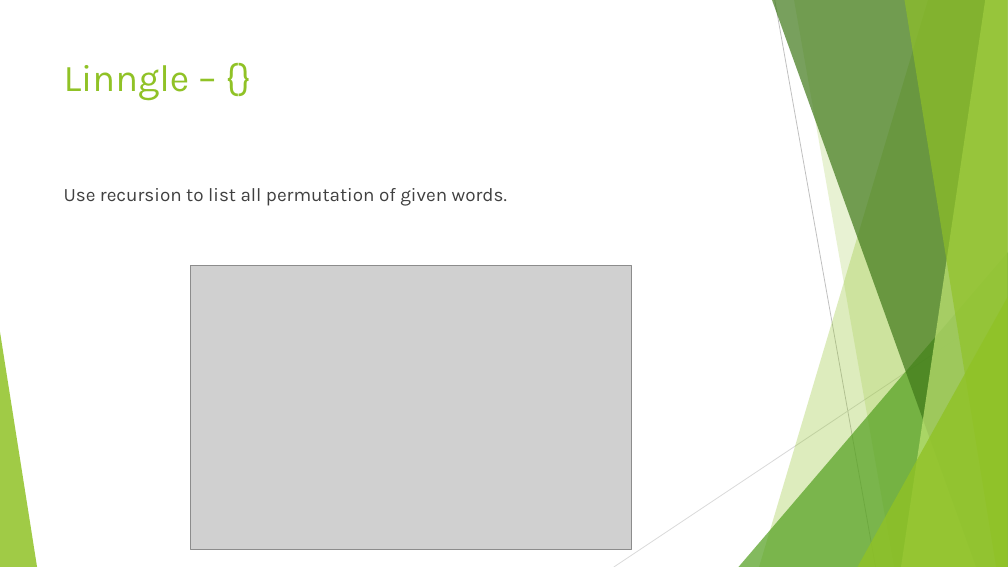
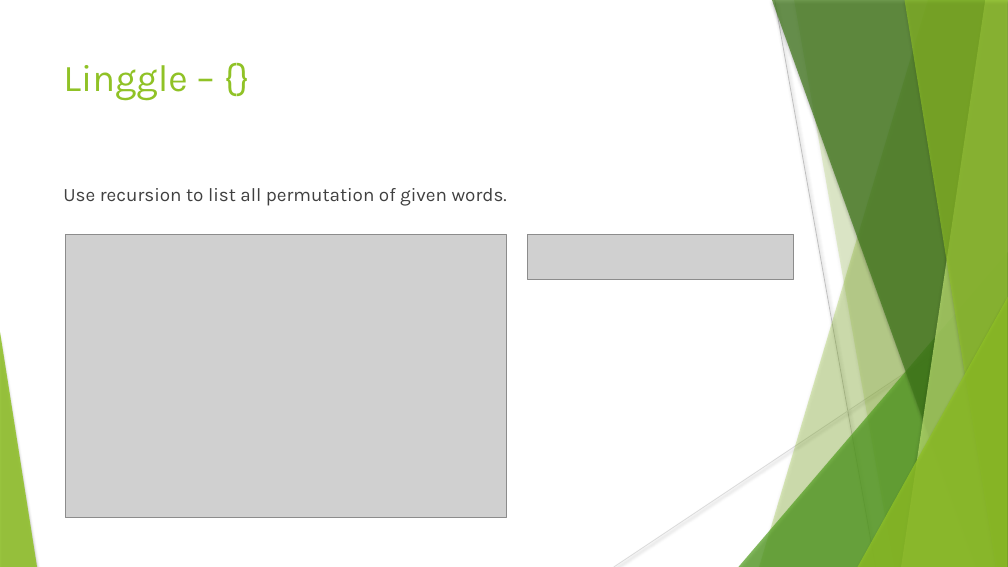
Before and after one commit to pride829/Class-NLP, a slide deck: slide 7 of nlp_week7/Mini report.pptx. Drawn at 1008x567 pixels with LibreOffice and Linux fonts; fonts in the diff are those of the drawing; grey boxes stand for pictures. Boxes give left, top, right and bottom in pixels: in the first picture for what was removed or moved away, otherwise in the second. Text is boxed around its words. In the diff, an @@ line names an element or a change of style, - is before the commit and + after.

```diff
--- a/nlp_week7/Mini report.pptx
+++ b/nlp_week7/Mini report.pptx
@@ line (775, 0) - (876, 567): stroke #BFBFBF 0.75 pt to #BFBFBF 0.74 pt @@
@@ freeform shape at [794,0,1008,567]: shadow on; outline redrawn @@
@@ text at [63,65,187,101]: text changed @@
-Linngle – {}
+Linggle – {}
@@ picture: place and size @@
-picture at [191,265,631,549]
+picture at [66,234,507,518]
@@ picture added at [528,234,794,280] @@
@@ shadow on in 6 elements at [759,0,1008,567], [739,252,1008,567], [772,0,1008,567], [901,0,1008,567], [904,0,1008,567], [858,297,1008,567] @@
@@ line (1008, 305) - (614, 567): stroke #D9D9D9 0.75 pt to #D9D9D9 0.74 pt @@
```
Also in this commit, not shown: 8 other slides changed, 1 slide added, 2 other files.
